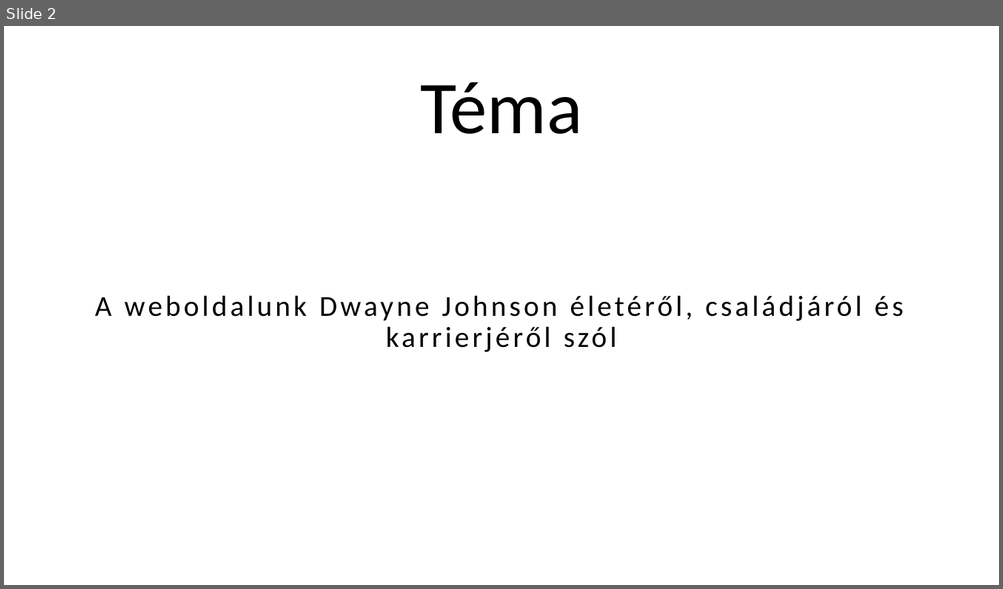
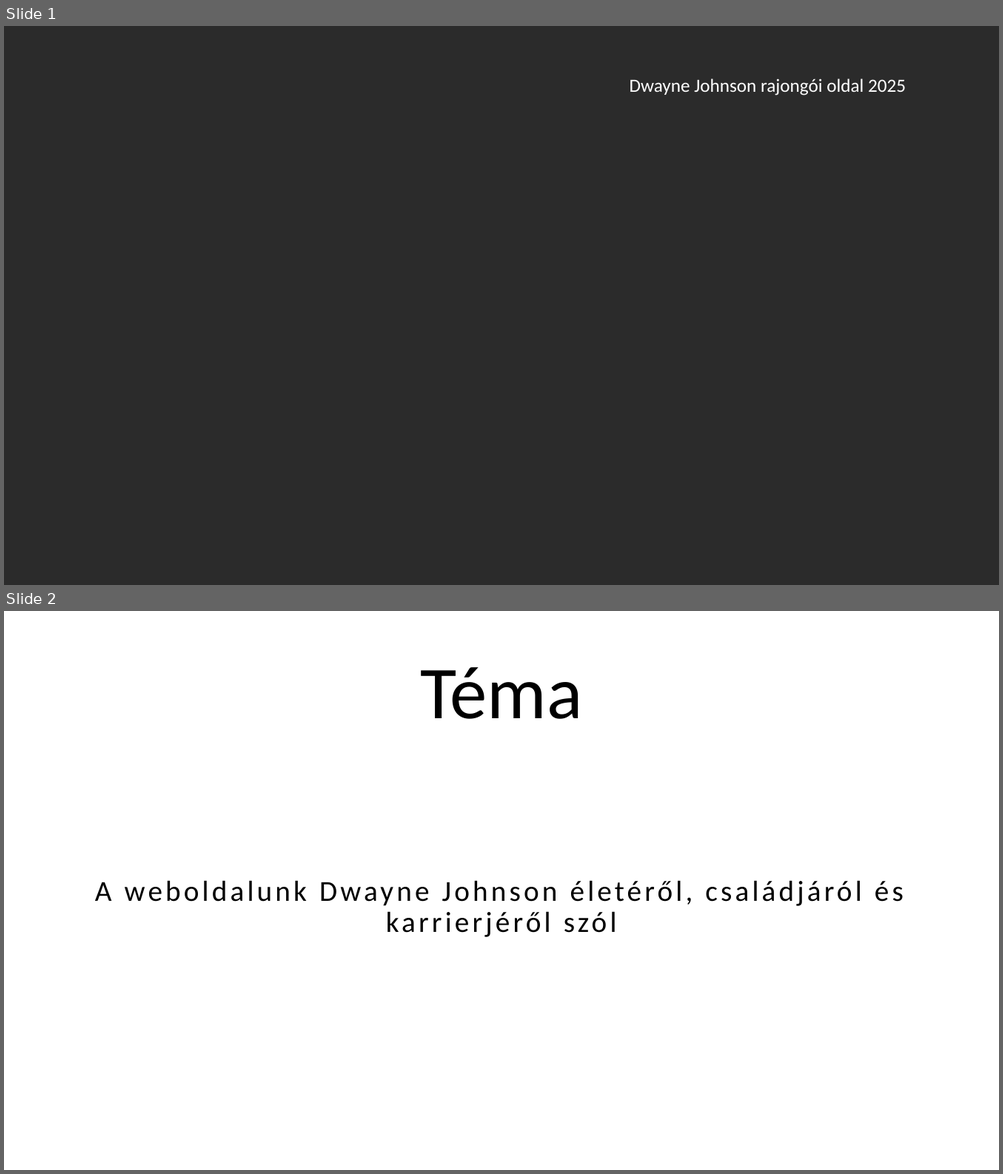
Before and after one commit to boksaylevente2009/Rajongoi9A-D, a slide deck: Dwayne Johnson.pptx. Shown one above the other, each under a label of ours: slide 2 before the commit, slides 1 and 2 after it. The pictures are 1003x589 and 1003x1174 pixels, drawn with LibreOffice and Linux fonts; fonts in the diff are those of the drawing; background and template pictures are left out; a plain dark background stands for a picture behind light text. Boxes give left, top, right and bottom in pixels: in the first picture for what was removed or moved away, otherwise in the second. Text is boxed around its words. In the diff, an @@ line names an element or a change of style, - is before the commit and + after.

```diff
--- a/Dwayne Johnson.pptx
+++ b/Dwayne Johnson.pptx
@@ slide 1 added at (4,26,999,585), background picture (left out) @@
@@ text added at (629,79,905,96), 18 pt, text #FFFFFF @@
+Dwayne Johnson rajongói oldal 2025
```
Also in this commit, not shown: 1 slide removed, 2 other files.
